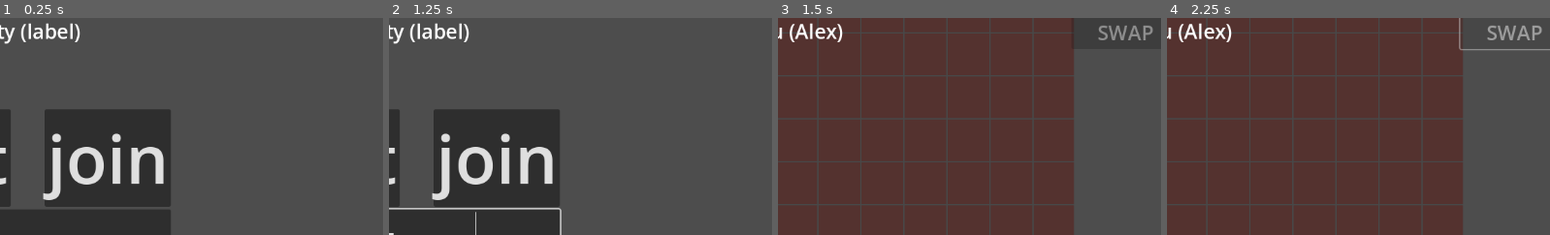
Above: before the commit, frames 1-4 (left to right).
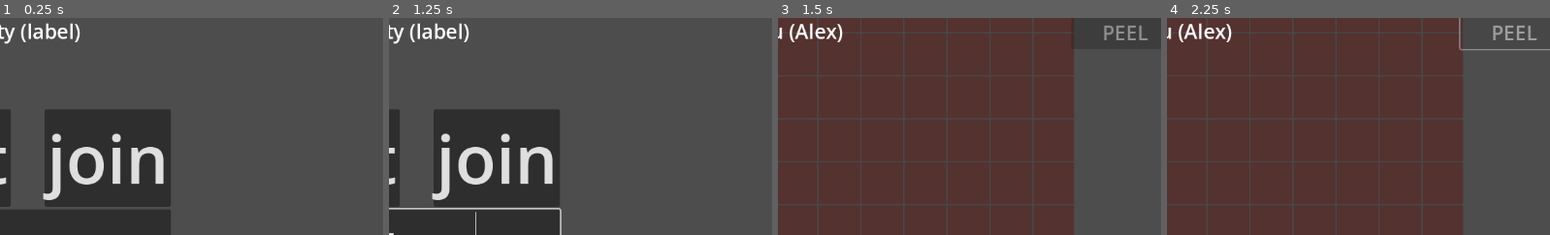
Above: after the commit, the same moments.

Repository: generallyy/bananagrams
Game: Godot game, scene res://scenes/Main.tscn
The game is run twice, just before and just after one commit, with the same random seed, the same clock (stepped at 60 frames per second) and the same inputs.
Inputs (mouse positions are % of the whole screen's width and height, from its top left):
- Up to frame 1 (0.25 s): no input
- Up to frame 2 (1.25 s): click (49, 62) at 0.52 s; type "Alex" at 0.6 s
- Up to frame 3 (1.5 s): click "host" at 1.25 s
- Up to frame 4 (2.25 s): click (93, 10) at 2 s, where only the run after the commit has a clickable "PEEL"
The pictures show only the part of the screen within x 47-97%, y 6-56%; the shares and areas given below are measured in that part.

Frames 1-2 are identical in both runs. In frame 3, 0.5% of the frame differs, in the area x 83-98%, y 3-11%; in frame 4, 0.5%.
Error after the commit: Invalid call. Nonexistent function 'size' in base 'Nil'. (res://scripts/PlayerBoard.gd:173)

Commit message:
Update PlayerBoard.gd

Diff:
--- a/scripts/PlayerBoard.gd
+++ b/scripts/PlayerBoard.gd
@@ -47,7 +47,7 @@
 	tile_rack.add_tile("A")
 
 	if multiplayer.get_unique_id() != get_multiplayer_authority():
-		$VBoxContainer/Peel.visible = false  # or .disabled = true
+		$VBoxContainer/Swap.visible = false  # or .disabled = true
 
 	else:
 		print("I am the authority of this PlayerBoard. Peel is active.")
@@ -140,6 +140,7 @@
 	print("🟡 Attempting to request peel from host")
 
 	if not multiplayer.is_server():
+		print("the rpc went through")
 		rpc_id(1, "request_peel")
 	else:
 		request_peel()
@@ -149,11 +150,14 @@
 	print(get_multiplayer_authority(), " ", is_multiplayer_authority())
 	pass # Replace with function body.
 
-@rpc("authority")
+@rpc("any_peer")	# this is so weird. authority == get_multiplayer_authority, authority != host
 func request_peel():
 	var sender_id = multiplayer.get_remote_sender_id()
 	if sender_id == 0:
 		sender_id = 1
+
+	print("authority: ", get_multiplayer_authority())
+	print("multiplayer_is_server: ", multiplayer.is_server())
 
 	# Host pulls one tile for each player
 	for peer_id in multiplayer.get_peers():
